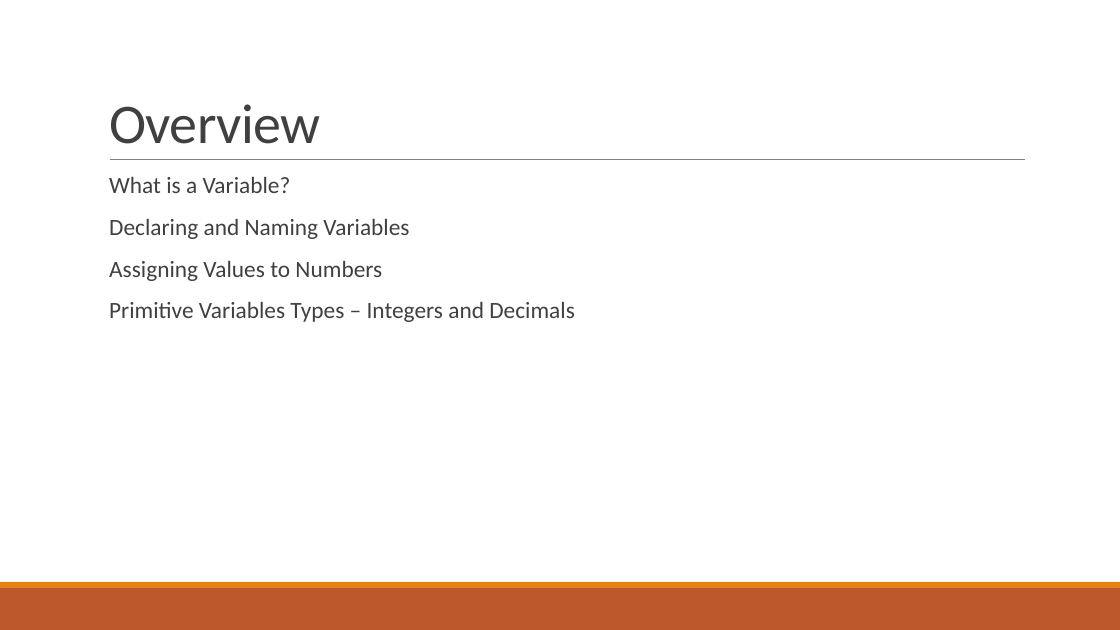
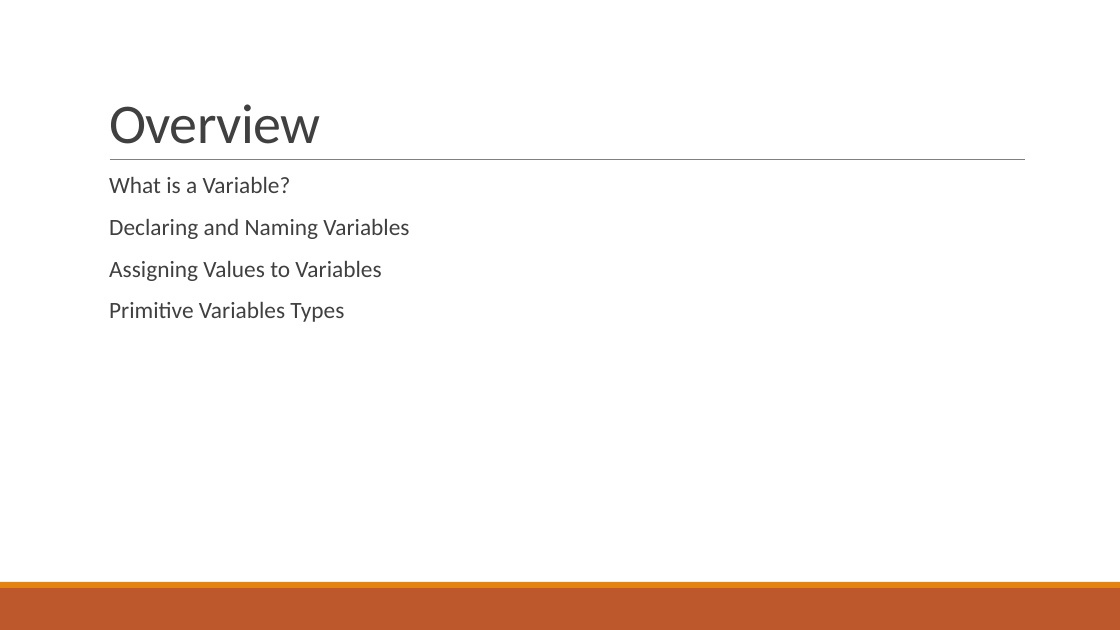
Before and after one commit to thewangclass/apcsa-curriculum, a slide deck: slide 3 of 01_Unit/PowerPoints/03_VariablesIntroduction.pptx. Drawn at 1120x630 pixels with LibreOffice and Linux fonts; fonts in the diff are those of the drawing. Boxes give left, top, right and bottom in pixels: in the first picture for what was removed or moved away, otherwise in the second. Text is boxed around its words. In the diff, an @@ line names an element or a change of style, - is before the commit and + after.

```diff
--- a/01_Unit/PowerPoints/03_VariablesIntroduction.pptx
+++ b/01_Unit/PowerPoints/03_VariablesIntroduction.pptx
@@ text at box(109, 261, 381, 322): text changed @@
-  Assigning Values to Numbers
-  Primitive Variables Types – Integers and Decimals
+  Assigning Values to Variables
+  Primitive Variables Types
```
Also in this commit, not shown: 7 other slides changed, 1 slide removed, 7 other files.
